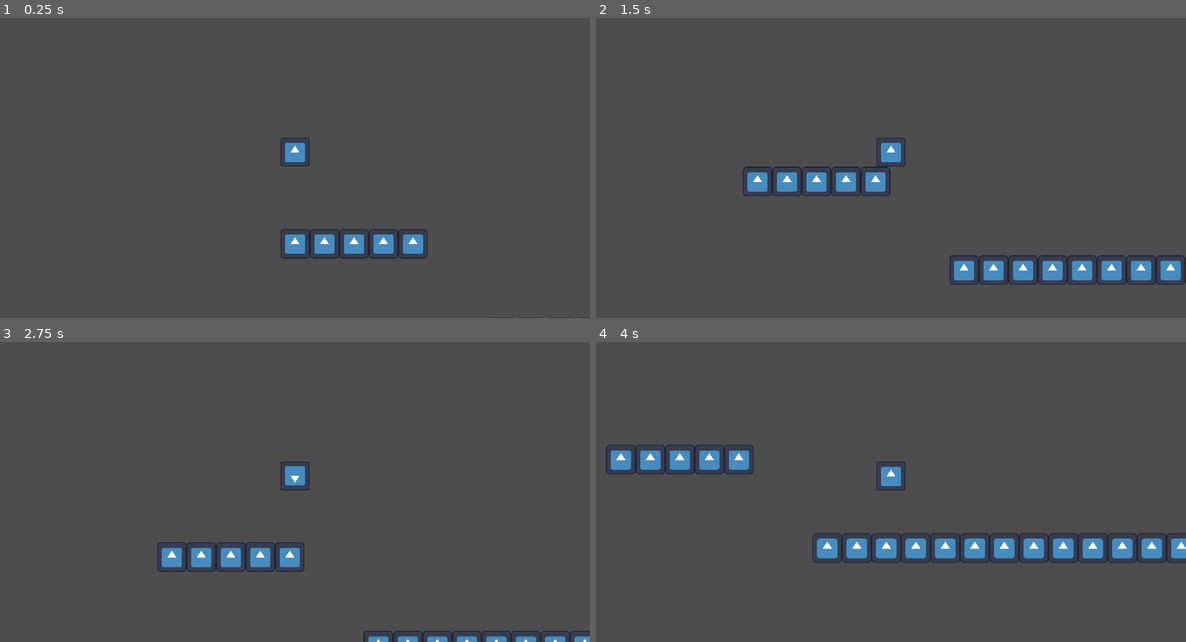
Above: before the commit, frames 1-4 (two rows, left to right).
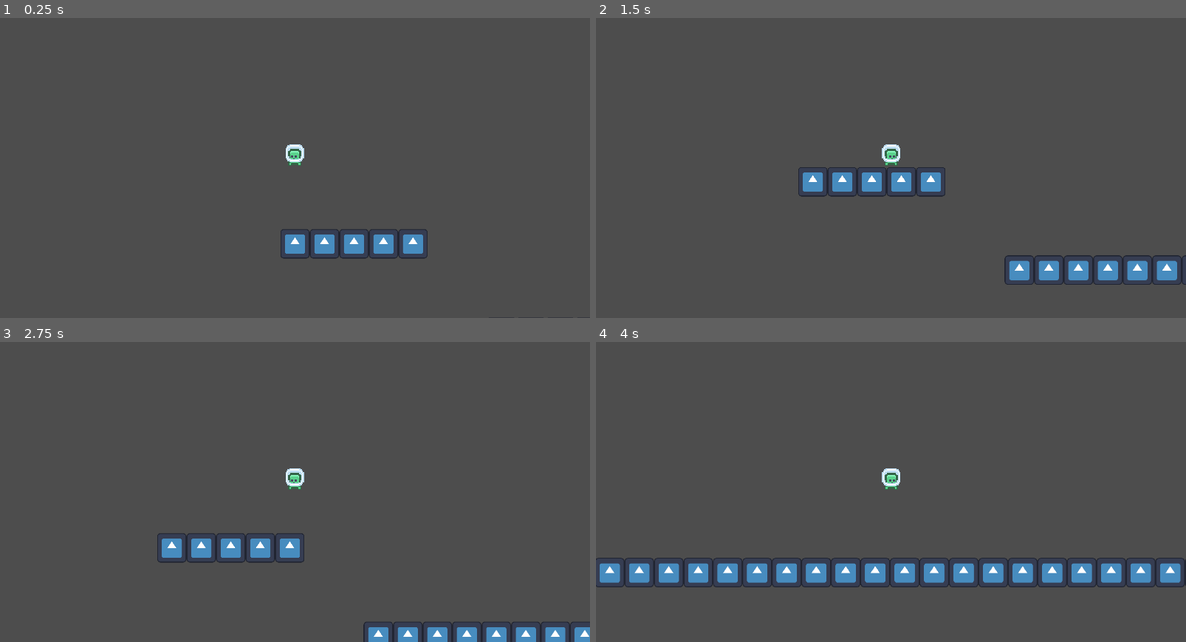
Above: after the commit, the same moments.

Repository: Cscharf91/metroidvania-testing
Game: Godot game, scene res://Levels/level.tscn
Same seed, same stepped clock (60 frames per second), same inputs: the game is played once before the commit and once after it. The engine's default icon, where the game draws it, is replaced by a stand-in: a white triangle on a blue panel in a dark square.
Inputs:
- Up to frame 1 (0.25 s): no input
- Up to frame 2 (1.5 s): hold D (move_right) from 0.53 s (still down); tap Shift (air_dash) at 0.6 s; tap Space (jump) at 0.77, 1.07 s; tap S (ground_pound) at 0.8, 1.35 s
- Up to frame 3 (2.75 s): tap Space (jump) at 1.52, 1.55, 1.82, 2.1 s; release D (move_right) at 2.03 s; hold A (move_left) from 2.03 s (still down); tap Shift (air_dash) at 2.3 s
- Up to frame 4 (4 s): release A (move_left) at 2.78 s; hold D (move_right) from 2.78 s (still down); tap Shift (air_dash) at 2.85 s; tap Space (jump) at 3.02, 3.32, 3.77, 3.8 s; tap S (ground_pound) at 3.05, 3.6 s

The runs differ from the first frame. In frame 1, 0.3% of the frame differs, in the area x 47-53%, y 39-50%; in frame 2, 3.7%; in frame 3, 2.9%; in frame 4, 11%, in the area x 0-100%, y 34-82%.

Commit message:
feat: movement options for Player

Diff:
--- a/Entity/Player/Player.tscn
+++ b/Entity/Player/Player.tscn
@@ -1,21 +1,286 @@
-[gd_scene load_steps=5 format=3 uid="uid://7pmlpxqxdfqm"]
+[gd_scene load_steps=12 format=3 uid="uid://7pmlpxqxdfqm"]
 
 [ext_resource type="PackedScene" uid="uid://3hwbhpcivc68" path="res://Entity/entity.tscn" id="1_l5me4"]
-[ext_resource type="Texture2D" uid="uid://dgqladhduk555" path="res://icon.svg" id="2_2wjrw"]
 [ext_resource type="Script" path="res://Entity/Player/player.gd" id="2_wcreg"]
+[ext_resource type="Texture2D" uid="uid://bpynqmdsw0vvt" path="res://Assets/tilemap-characters.png" id="3_518t5"]
 
 [sub_resource type="RectangleShape2D" id="RectangleShape2D_41ra8"]
 size = Vector2(32, 32)
 
+[sub_resource type="Animation" id="Animation_4r26t"]
+length = 0.001
+tracks/0/type = "value"
+tracks/0/imported = false
+tracks/0/enabled = true
+tracks/0/path = NodePath("Sprite2D:frame")
+tracks/0/interp = 1
+tracks/0/loop_wrap = true
+tracks/0/keys = {
+"times": PackedFloat32Array(0),
+"transitions": PackedFloat32Array(1),
+"update": 1,
+"values": [0]
+}
+tracks/1/type = "value"
+tracks/1/imported = false
+tracks/1/enabled = true
+tracks/1/path = NodePath("Sprite2D:rotation")
+tracks/1/interp = 1
+tracks/1/loop_wrap = true
+tracks/1/keys = {
+"times": PackedFloat32Array(0),
+"transitions": PackedFloat32Array(1),
+"update": 0,
+"values": [0.0]
+}
+tracks/2/type = "value"
+tracks/2/imported = false
+tracks/2/enabled = true
+tracks/2/path = NodePath("Sprite2D:scale")
+tracks/2/interp = 1
+tracks/2/loop_wrap = true
+tracks/2/keys = {
+"times": PackedFloat32Array(0),
+"transitions": PackedFloat32Array(1),
+"update": 0,
+"values": [Vector2(1, 1)]
+}
+
+[sub_resource type="Animation" id="Animation_lb5y0"]
+resource_name = "idle"
+length = 0.1
+step = 0.1
+tracks/0/type = "value"
+tracks/0/imported = false
+tracks/0/enabled = true
+tracks/0/path = NodePath("Sprite2D:frame")
+tracks/0/interp = 1
+tracks/0/loop_wrap = true
+tracks/0/keys = {
+"times": PackedFloat32Array(0),
+"transitions": PackedFloat32Array(1),
+"update": 1,
+"values": [0]
+}
+tracks/1/type = "value"
+tracks/1/imported = false
+tracks/1/enabled = true
+tracks/1/path = NodePath("Sprite2D:rotation")
+tracks/1/interp = 1
+tracks/1/loop_wrap = true
+tracks/1/keys = {
+"times": PackedFloat32Array(0),
+"transitions": PackedFloat32Array(1),
+"update": 0,
+"values": [0.0]
+}
+tracks/2/type = "value"
+tracks/2/imported = false
+tracks/2/enabled = true
+tracks/2/path = NodePath("Sprite2D:scale")
+tracks/2/interp = 1
+tracks/2/loop_wrap = true
+tracks/2/keys = {
+"times": PackedFloat32Array(0),
+"transitions": PackedFloat32Array(1),
+"update": 0,
+"values": [Vector2(1, 1)]
+}
+
+[sub_resource type="Animation" id="Animation_5idqk"]
+resource_name = "jump"
+length = 0.1
+loop_mode = 1
+step = 0.1
+tracks/0/type = "value"
+tracks/0/imported = false
+tracks/0/enabled = true
+tracks/0/path = NodePath("Sprite2D:frame")
+tracks/0/interp = 1
+tracks/0/loop_wrap = true
+tracks/0/keys = {
+"times": PackedFloat32Array(0),
+"transitions": PackedFloat32Array(1),
+"update": 1,
+"values": [1]
+}
+tracks/1/type = "value"
+tracks/1/imported = false
+tracks/1/enabled = true
+tracks/1/path = NodePath("Sprite2D:rotation")
+tracks/1/interp = 1
+tracks/1/loop_wrap = true
+tracks/1/keys = {
+"times": PackedFloat32Array(0),
+"transitions": PackedFloat32Array(1),
+"update": 0,
+"values": [0.0]
+}
+tracks/2/type = "value"
+tracks/2/imported = false
+tracks/2/enabled = true
+tracks/2/path = NodePath("Sprite2D:scale")
+tracks/2/interp = 1
+tracks/2/loop_wrap = true
+tracks/2/keys = {
+"times": PackedFloat32Array(0),
+"transitions": PackedFloat32Array(1),
+"update": 0,
+"values": [Vector2(1, 1)]
+}
+
+[sub_resource type="Animation" id="Animation_2gl68"]
+resource_name = "run"
+length = 0.2
+loop_mode = 1
+step = 0.1
+tracks/0/type = "value"
+tracks/0/imported = false
+tracks/0/enabled = true
+tracks/0/path = NodePath("Sprite2D:frame")
+tracks/0/interp = 1
+tracks/0/loop_wrap = true
+tracks/0/keys = {
+"times": PackedFloat32Array(0, 0.1),
+"transitions": PackedFloat32Array(1, 1),
+"update": 1,
+"values": [1, 0]
+}
+tracks/1/type = "value"
+tracks/1/imported = false
+tracks/1/enabled = true
+tracks/1/path = NodePath("Sprite2D:rotation")
+tracks/1/interp = 1
+tracks/1/loop_wrap = true
+tracks/1/keys = {
+"times": PackedFloat32Array(0),
+"transitions": PackedFloat32Array(1),
+"update": 0,
+"values": [0.0]
+}
+tracks/2/type = "value"
+tracks/2/imported = false
+tracks/2/enabled = true
+tracks/2/path = NodePath("Sprite2D:scale")
+tracks/2/interp = 1
+tracks/2/loop_wrap = true
+tracks/2/keys = {
+"times": PackedFloat32Array(0),
+"transitions": PackedFloat32Array(1),
+"update": 0,
+"values": [Vector2(1, 1)]
+}
+
+[sub_resource type="Animation" id="Animation_eib75"]
+resource_name = "air_dash_left"
+length = 0.5
+step = 0.1
+tracks/0/type = "value"
+tracks/0/imported = false
+tracks/0/enabled = true
+tracks/0/path = NodePath("Sprite2D:frame")
+tracks/0/interp = 1
+tracks/0/loop_wrap = true
+tracks/0/keys = {
+"times": PackedFloat32Array(0),
+"transitions": PackedFloat32Array(1),
+"update": 1,
+"values": [0]
+}
+tracks/1/type = "value"
+tracks/1/imported = false
+tracks/1/enabled = true
+tracks/1/path = NodePath("Sprite2D:rotation")
+tracks/1/interp = 1
+tracks/1/loop_wrap = true
+tracks/1/keys = {
+"times": PackedFloat32Array(0, 0.3),
+"transitions": PackedFloat32Array(1, 1),
+"update": 0,
+"values": [-0.0872665, -0.436332]
+}
+tracks/2/type = "value"
+tracks/2/imported = false
+tracks/2/enabled = true
+tracks/2/path = NodePath("Sprite2D:scale")
+tracks/2/interp = 1
+tracks/2/loop_wrap = true
+tracks/2/keys = {
+"times": PackedFloat32Array(0, 0.1, 0.2, 0.3, 0.4),
+"transitions": PackedFloat32Array(1, 1, 1, 1, 1),
+"update": 0,
+"values": [Vector2(1, 1), Vector2(0.8, 1), Vector2(1, 1), Vector2(0.9, 1), Vector2(1, 1)]
+}
+
+[sub_resource type="Animation" id="Animation_syhy0"]
+resource_name = "air_dash_right"
+length = 0.5
+step = 0.1
+tracks/0/type = "value"
+tracks/0/imported = false
+tracks/0/enabled = true
+tracks/0/path = NodePath("Sprite2D:frame")
+tracks/0/interp = 1
+tracks/0/loop_wrap = true
+tracks/0/keys = {
+"times": PackedFloat32Array(0),
+"transitions": PackedFloat32Array(1),
+"update": 1,
+"values": [0]
+}
+tracks/1/type = "value"
+tracks/1/imported = false
+tracks/1/enabled = true
+tracks/1/path = NodePath("Sprite2D:rotation")
+tracks/1/interp = 1
+tracks/1/loop_wrap = true
+tracks/1/keys = {
+"times": PackedFloat32Array(0, 0.3),
+"transitions": PackedFloat32Array(1, 1),
+"update": 0,
+"values": [0.0872665, 0.436332]
+}
+tracks/2/type = "value"
+tracks/2/imported = false
+tracks/2/enabled = true
+tracks/2/path = NodePath("Sprite2D:scale")
+tracks/2/interp = 1
+tracks/2/loop_wrap = true
+tracks/2/keys = {
+"times": PackedFloat32Array(0, 0.1),
+"transitions": PackedFloat32Array(1, 1),
+"update": 0,
+"values": [Vector2(1, 1), Vector2(0.9, 1.1)]
+}
+
+[sub_resource type="AnimationLibrary" id="AnimationLibrary_ufq85"]
+_data = {
+"RESET": SubResource("Animation_4r26t"),
+"air_dash_left": SubResource("Animation_eib75"),
+"air_dash_right": SubResource("Animation_syhy0"),
+"idle": SubResource("Animation_lb5y0"),
+"jump": SubResource("Animation_5idqk"),
+"run": SubResource("Animation_2gl68")
+}
+
 [node name="Player" instance=ExtResource("1_l5me4")]
 script = ExtResource("2_wcreg")
 
 [node name="Sprite2D" type="Sprite2D" parent="." index="0"]
-scale = Vector2(0.25, 0.25)
-texture = ExtResource("2_2wjrw")
+position = Vector2(0, 4)
+texture = ExtResource("3_518t5")
+hframes = 9
+vframes = 3
 
 [node name="CollisionShape2D" parent="." index="1"]
+visible = false
 shape = SubResource("RectangleShape2D_41ra8")
 
 [node name="Camera2D" type="Camera2D" parent="." index="2"]
 zoom = Vector2(3, 3)
+
+[node name="AnimationPlayer" type="AnimationPlayer" parent="." index="4"]
+libraries = {
+"": SubResource("AnimationLibrary_ufq85")
+}
+autoplay = "idle"
--- a/Entity/Player/player.gd
+++ b/Entity/Player/player.gd
@@ -1,20 +1,24 @@
 extends CharacterBody2D
 class_name Player
+
+@onready var ImpactEffect: PackedScene = preload("res://Effects/impact_effect.tscn")
 
 @export_group("Basic Movement")
 @export var speed := 300
 @export var acceleration := 700
 @export var friction := 1100
-@export var terminal_velocity_x := 1000
+@export var default_max_speed := 900
+@export var boost_max_speed := 1200
+@export var terminal_velocity_x := default_max_speed: set = set_terminal_velocity_x
 @export var terminal_velocity_y := 1000
-@export var ground_dash_timer := 0.2
 
 @export_group("Jump")
 @export var jump_velocity := -450
 @export var coyote_timer := 0.15
+@export var air_dash_hold_timer := 0.15
 @export var jump_buffer := 0.25
-@export var air_dash_speed := 1000
-@export var air_dash_vertical_boost := -1050
+@export var air_dash_speed := 1200
+@export var air_dash_landing_jump_velocity := -500
 @export var ground_pound_speed := 2000
 
 var direction := Vector2.ZERO
@@ -24,9 +28,12 @@
 var short_hop := true
 var is_coyote_time := false: set = set_is_coyote_time
 var is_jump_buffer := false: set = set_is_jump_buffer
-var has_air_dash := false
+var max_air_dashes := 1
+var current_air_dashes := max_air_dashes
+var is_currently_air_dashing := false
 var has_ground_pound := false
 var is_ground_pounding := false
+var landed_after_dash := false: set = set_landed_after_dash
 
 func _physics_process(delta: float) -> void:
 	# On floor prior to moving this tick
@@ -43,20 +50,7 @@
 
 	# On floor after moving this tick
 	var ending_on_floor = is_on_floor()
-
-	if starting_on_floor and !ending_on_floor:
-		is_coyote_time = true
-	if !starting_on_floor and ending_on_floor:
-		gravity_multiplier = 1.0
-		has_air_dash = true
-		has_ground_pound = false
-
-	if ending_on_floor:
-		is_ground_pounding = false
-		# If the character lands while jump buffer is active, execute the jump
-		if is_jump_buffer:
-			is_jumping = true
-			is_jump_buffer = false # Clear jump buffer after using it
+	handle_after_moving(starting_on_floor, ending_on_floor)
 
 func get_input():
 	if Input.is_action_just_pressed("jump") and (is_on_floor() or is_coyote_time):
@@ -66,7 +60,7 @@
 		is_jump_buffer = true
 	if Input.is_action_just_released("jump") and velocity.y < 0:
 		short_hop = true
-	if Input.is_action_just_pressed("air_dash") and has_air_dash:
+	if Input.is_action_just_pressed("air_dash") and not is_on_floor() and current_air_dashes > 0:
 		air_dash()
 	if Input.is_action_just_pressed("ground_pound") and has_ground_pound:
 		is_ground_pounding = true
@@ -85,58 +79,55 @@
 
 func apply_movement(delta: float):
 	if is_jumping:
-		velocity.y = jump_velocity
-		is_jumping = false
-		short_hop = false
-		is_jump_buffer = false
+		jump()
 
 	if not is_ground_pounding and direction:
+		if not is_currently_air_dashing:
+			$AnimationPlayer.play("run")
 		# Check if character is moving in the opposite direction of the input
-		if velocity.x != 0 and sign(velocity.x) != sign(direction.x) and has_air_dash:
+		if velocity.x != 0 and sign(velocity.x) != sign(direction.x) and current_air_dashes:
 			# Start halfway from the current speed, in the opposite direction
 			velocity.x = min(direction.x * abs(velocity.x) * 0.5, terminal_velocity_x)
 		else:
-
 			# Gradually reach full speed in the current direction
 			velocity.x = move_toward(velocity.x, direction.x * speed, acceleration * delta)
-			# Change this back to flip_h when using a real sprite
-			$Sprite2D.flip_v = direction.x < 0
+			if direction.x != 0:
+				$Sprite2D.flip_h = direction.x > 0
 	else:
 		# Apply friction when there's no input
+		if not is_currently_air_dashing:
+			$AnimationPlayer.play("idle")
 		velocity.x = move_toward(velocity.x, 0, friction * delta)
 
+func jump():
+	is_jumping = false
+	short_hop = false
+	is_jump_buffer = false
+
+	if landed_after_dash:
+		print("Boost jump")
+		var boost_jump_direction = 1 if $Sprite2D.flip_h else -1
+
+		terminal_velocity_x = boost_max_speed
+		landed_after_dash = false
+		velocity.y = air_dash_landing_jump_velocity
+		velocity.x = air_dash_speed * boost_jump_direction
+	else:
+		velocity.y = jump_velocity
+
 func air_dash():
-	has_air_dash = false
+	is_currently_air_dashing = true
+	current_air_dashes -= 1
 	gravity_multiplier = 0.0
-	var air_dash_direction = -1 if $Sprite2D.flip_v else 1
+
+	var air_dash_direction = 1 if $Sprite2D.flip_h else -1
+	$AnimationPlayer.play("air_dash_" + ("right" if air_dash_direction == 1 else "left"))
+
 	# Directly set velocity.x with respect to direction and terminal velocity
 	var dash_tween = create_tween()
-	dash_tween.tween_property(self, "velocity:x", air_dash_direction * air_dash_speed, 0.15)
+	var total_air_dash_speed = air_dash_speed if not is_ground_pounding else air_dash_speed * 2
+	dash_tween.tween_property(self, "velocity:x", air_dash_direction * total_air_dash_speed, 0.1)
 	dash_tween.connect("finished", _on_dash_tween_completed)
-
-func set_is_coyote_time(new_value: bool):
-	if new_value != true:
-		return
-	is_coyote_time = new_value
-	await get_tree().create_timer(coyote_timer).timeout
-	is_coyote_time = false
-
-func set_is_jump_buffer(new_value: bool):
-	is_jump_buffer = new_value
-
-	if new_value != true:
-		return
-
-	await get_tree().create_timer(jump_buffer).timeout
-	is_jump_buffer = false
-
-func _on_dash_tween_completed():
-	gravity_multiplier = 1.0
-	velocity.x = move_toward(velocity.x, 0, friction * 0.25)
-
-	if is_on_floor():
-		await get_tree().create_timer(ground_dash_timer).timeout
-		has_air_dash = true
 
 func ground_pound():
 	var spin_direction = -1 if $Sprite2D.flip_v else 1
@@ -144,11 +135,87 @@
 	gravity_multiplier = 0.0
 
 	var ground_pound_tween = create_tween()
-	ground_pound_tween.tween_property($Sprite2D, "rotation_degrees", $Sprite2D.rotation_degrees + 720 * spin_direction, 0.35)
+	ground_pound_tween.tween_property($Sprite2D, "rotation_degrees", $Sprite2D.rotation_degrees + 360 * spin_direction, 0.25)
 	ground_pound_tween.connect("finished", _on_ground_pound_spin_completed)
 
+func handle_after_moving(starting_on_floor: bool, ending_on_floor: bool):
+	if starting_on_floor and !ending_on_floor:
+		is_coyote_time = true
+
+	if !starting_on_floor and ending_on_floor:
+		gravity_multiplier = 1.0
+		has_ground_pound = false
+		# If the player lands during an air dash
+		if current_air_dashes < max_air_dashes:
+			landed_after_dash = true
+
+	if not ending_on_floor:
+		if not is_currently_air_dashing:
+			$AnimationPlayer.play("jump")
+
+	if ending_on_floor:
+		$Sprite2D.scale = Vector2(1, 1)
+		$Sprite2D.rotation_degrees = 0
+		if is_ground_pounding:
+			var impact_effect = ImpactEffect.instantiate()
+			impact_effect.global_position = global_position
+			get_parent().add_child(impact_effect)
+			impact_effect.emitting = true
+
+			is_ground_pounding = false
+		current_air_dashes = max_air_dashes
+		is_currently_air_dashing = false
+
+		# If the player lands while jump buffer is active, execute the jump
+		if is_jump_buffer:
+			is_jumping = true
+			is_jump_buffer = false # Clear jump buffer after using it
+
+func set_is_coyote_time(new_value: bool):
+	if new_value != true:
+		return
+	is_coyote_time = new_value
+	await get_tree().create_timer(coyote_timer).timeout
+	is_coyote_time = false
+
+func set_is_jump_buffer(new_value: bool):
+	is_jump_buffer = new_value
+
+	if new_value != true:
+		return
+
+	await get_tree().create_timer(jump_buffer).timeout
+	is_jump_buffer = false
+
+func set_landed_after_dash(new_value: bool):
+	landed_after_dash = new_value
+
+	if new_value != true:
+		return
+
+	await get_tree().create_timer(0.15).timeout
+	landed_after_dash = false
+
+func set_terminal_velocity_x(new_value: int):
+	terminal_velocity_x = new_value
+
+	if new_value != default_max_speed:
+		return
+
+	await get_tree().create_timer(0.15).timeout
+	terminal_velocity_x = default_max_speed
+
+func _on_dash_tween_completed():
+	gravity_multiplier = 1.0
+	velocity.x = move_toward(velocity.x, speed, friction * 0.25)
+
+	await get_tree().create_timer(air_dash_hold_timer).timeout
+	is_currently_air_dashing = false
+
 func _on_ground_pound_spin_completed():
+	var stretch_tween = create_tween()
+	# Set to ease in and out
+	stretch_tween.tween_property($Sprite2D, "scale", Vector2(0.6, 1.3), 0.05)
 	$Sprite2D.rotation_degrees = 0
-	print("heyoo, ground pound spin completed")
-	gravity_multiplier = 10.0
+	gravity_multiplier = 5.0
 	velocity.y = ground_pound_speed
